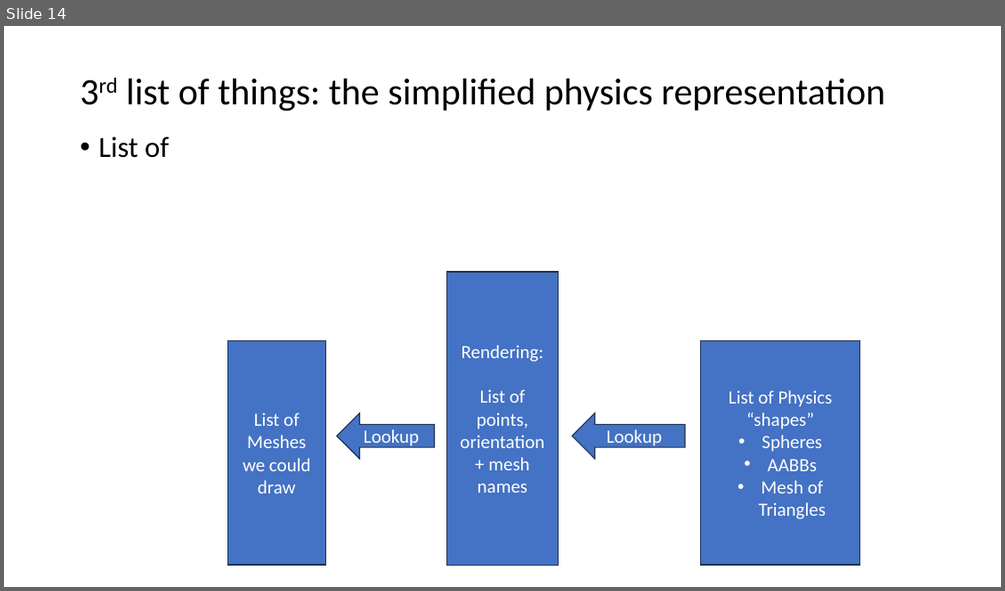
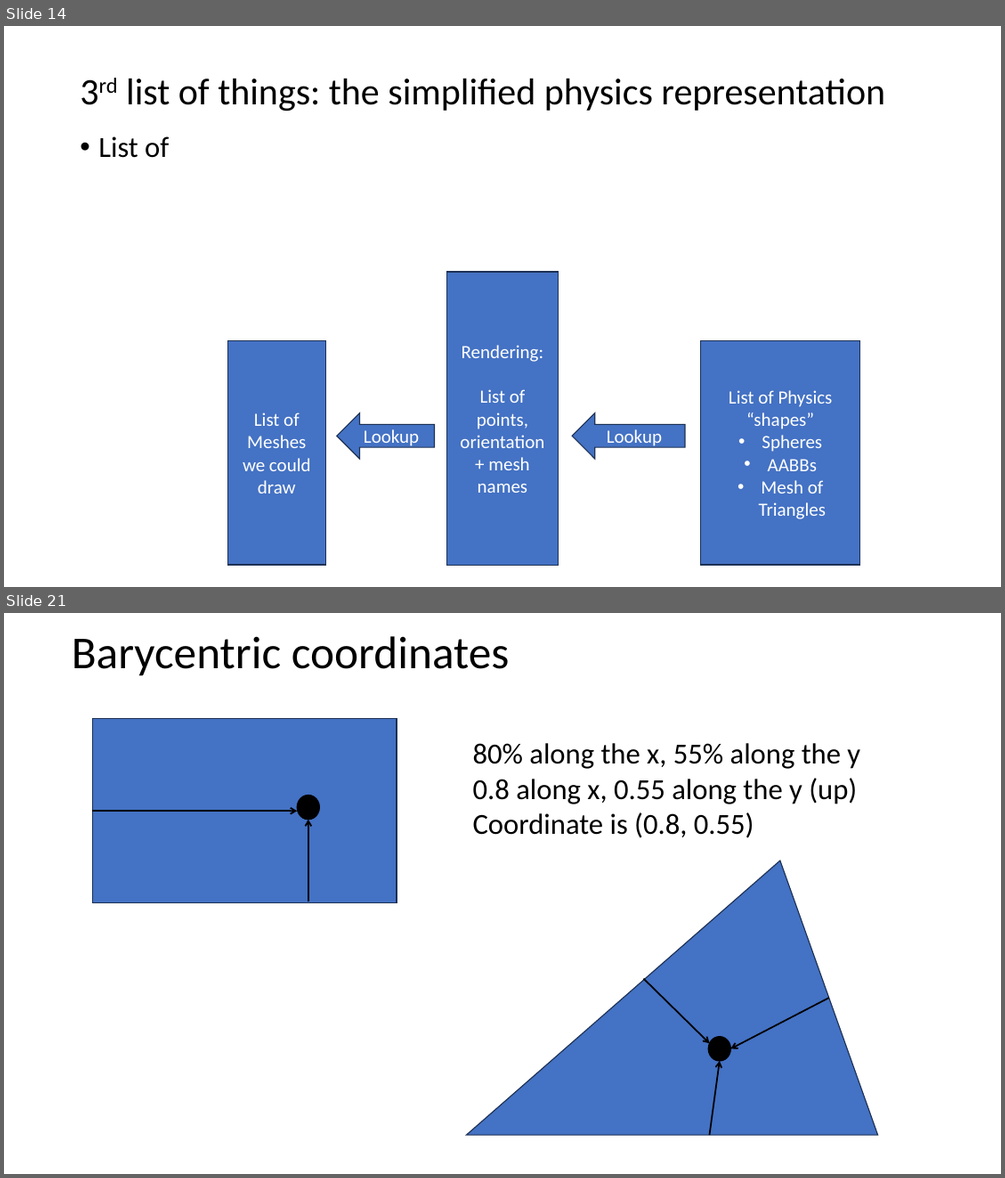
Before and after one commit to FeeneyCodes/GDP202425, a slide deck: 6019_Phys_1/D2D/W02/Collision_Detection (2024).pptx. Shown one above the other, each under a label of ours: slide 14 before the commit, slides 14 and 21 after it; the slides between them are not shown. The pictures are 1005x591 and 1005x1178 pixels, drawn with LibreOffice and Linux fonts; fonts in the diff are those of the drawing. Boxes give left, top, right and bottom in pixels: in the first picture for what was removed or moved away, otherwise in the second. Text is boxed around its words. In the diff, an @@ line names an element or a change of style, - is before the commit and + after.

```diff
--- a/6019_Phys_1/D2D/W02/Collision_Detection (2024).pptx
+++ b/6019_Phys_1/D2D/W02/Collision_Detection (2024).pptx
@@ slide 21 added at [4,613,1001,1174], background #FFFFFF @@
@@ title added at [72,636,510,676], 44 pt, text #000000 @@
+Barycentric coordinates
@@ rectangle added at [92,718,396,902], fill #4472C4, outline #1E3256 1 pt @@
@@ text added at [473,743,860,838], 28 pt, text #000000 @@
+80% along the x, 55% along the y
+0.8 along x, 0.55 along the y (up)
+Coordinate is (0.8, 0.55)
@@ ellipse added at [297,795,320,819], fill #000000, outline #000000 1 pt @@
@@ arrow added from (92, 811) to (297, 811), #000000 1.5 pt @@
@@ arrow added from (308, 901) to (308, 819), #000000 1.5 pt @@
@@ triangle added at [466,860,877,1135], fill #4472C4, outline #1E3256 1 pt @@
@@ arrow added from (643, 979) to (709, 1043), #000000 1.5 pt @@
@@ arrow added from (829, 997) to (731, 1049), #000000 1.5 pt @@
@@ ellipse added at [708,1037,731,1061], fill #000000, outline #000000 1 pt @@
@@ arrow added from (709, 1135) to (720, 1061), #000000 1.5 pt @@
```
Also in this commit, not shown: 1 slide changed, 8 other slides added, 3 other files.
